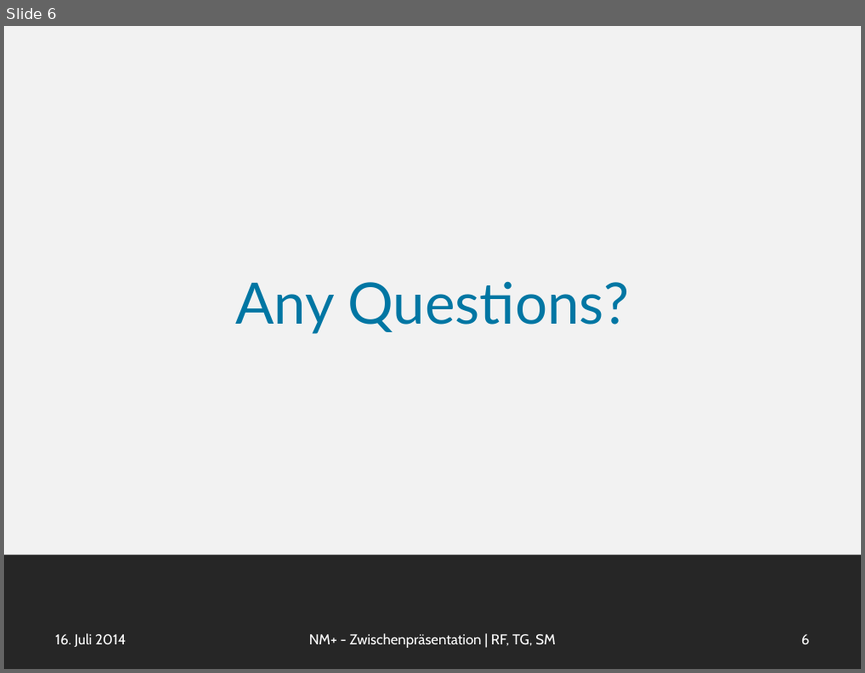
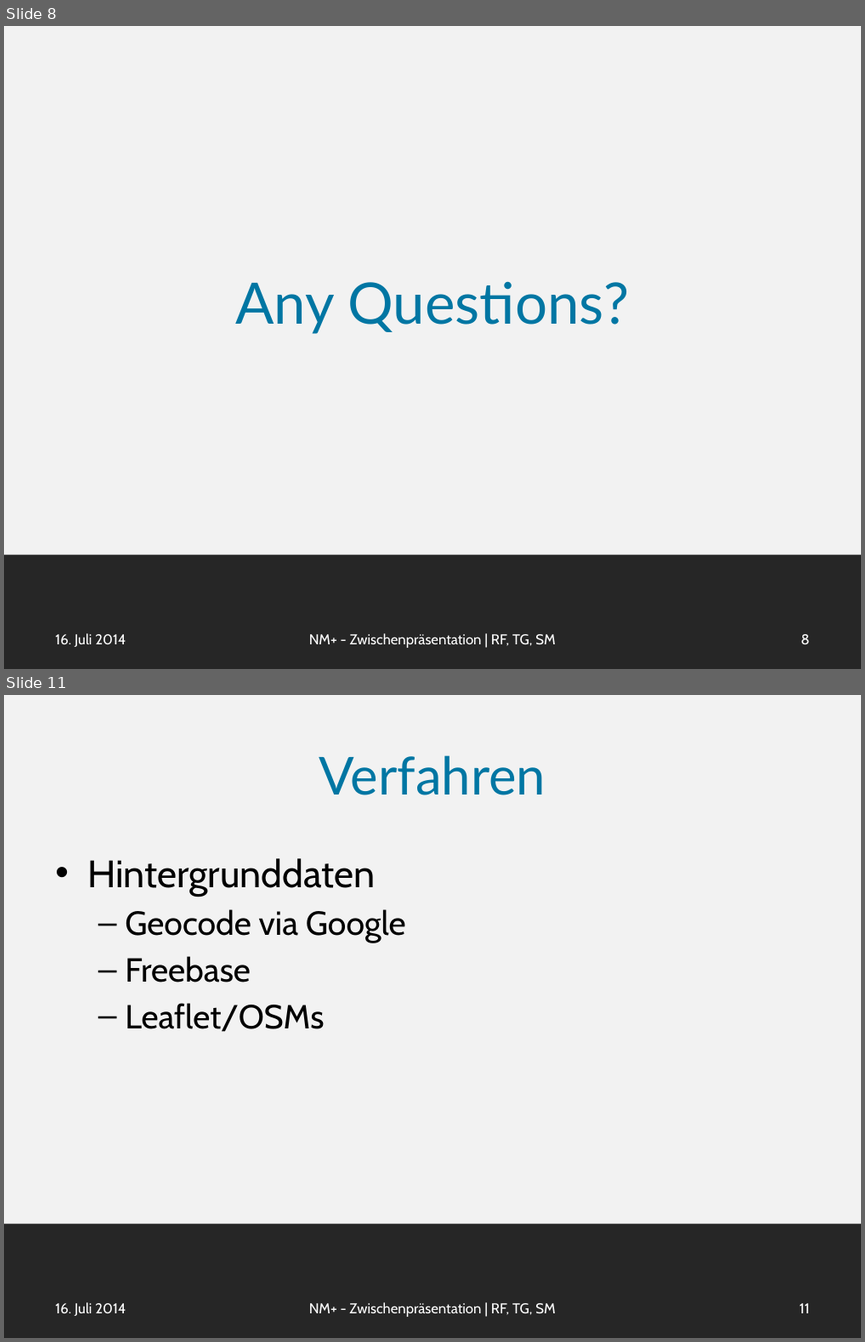
Before and after one commit to smba/newsminer, a slide deck: Presentation/newsminer_plus.pptx. Shown one above the other, each under a label of ours: slide 6 before the commit, slides 8 and 11 after it; the slides between them are not shown. The pictures are 865x673 and 865x1342 pixels, drawn with LibreOffice and Linux fonts; fonts in the diff are those of the drawing. Boxes give left, top, right and bottom in pixels: in the first picture for what was removed or moved away, otherwise in the second. Text is boxed around its words. In the diff, an @@ line names an element or a change of style, - is before the commit and + after.

```diff
--- a/Presentation/newsminer_plus.pptx
+++ b/Presentation/newsminer_plus.pptx
@@ slide 11 added at (4, 695, 861, 1338), background #F2F2F2; not listed: 1 template element that a slide beside it also shows @@
@@ title added at (319, 755, 545, 795), 44 pt, text #0076A3 @@
+Verfahren
@@ text added at (87, 858, 406, 1032), 28 pt, text #000000 @@
+• Hintergrunddaten
+  – Geocode via Google
+  – Freebase
+  – Leaflet/OSMs
@@ text added at (55, 1302, 126, 1315), 12 pt, text #FFFFFF @@
+16. Juli 2014
@@ text added at (309, 1302, 555, 1316), 12 pt, text #FFFFFF @@
+NM+ - Zwischenpräsentation | RF, TG, SM
@@ page number added at (800, 1303, 810, 1313), 12 pt, text #FFFFFF @@
+11
@@ what was slide 6 is now slide 8 @@
@@ page number at (800, 634, 809, 644): text changed @@
-6
+8
```
Also in this commit, not shown: 4 slides changed, 5 other slides added, 2 other files.
